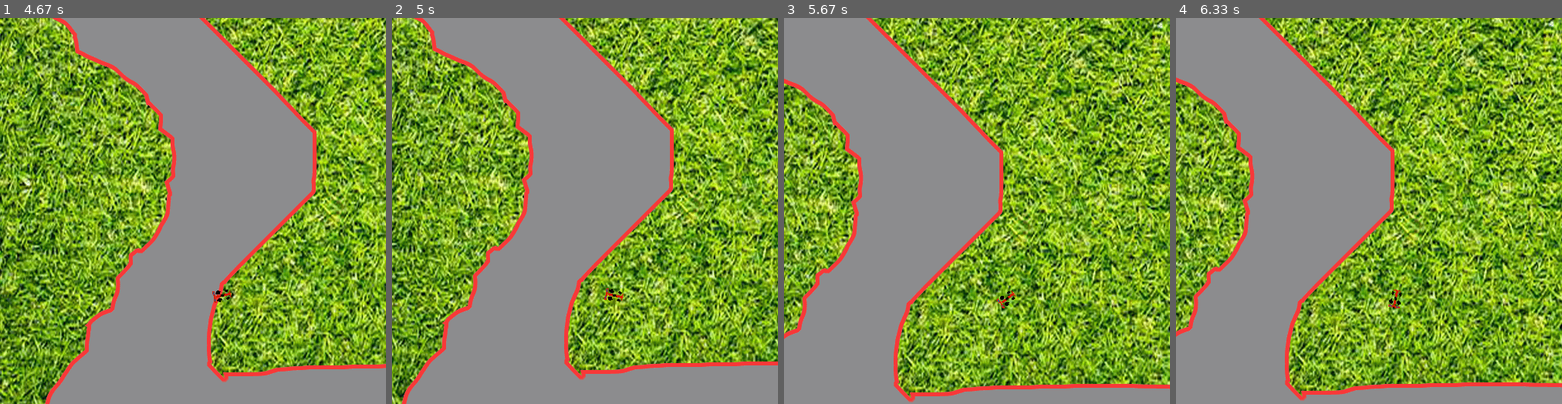
Above: before the commit, frames 1-4 (left to right).
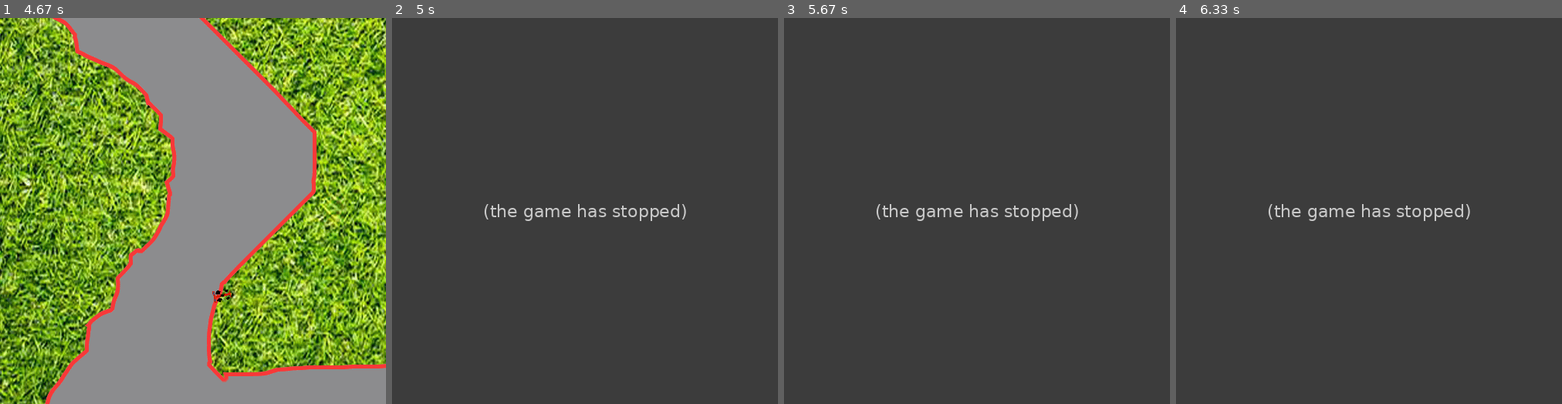
Above: after the commit, the same moments.

Repository: gpizzigh/EP-3-RandomRace
Game: pygame game, started from Main.py
Same seed, same stepped clock (60 frames per second), same inputs: the game is played once before the commit and once after it.
Inputs:
- Up to frame 1 (4.67 s): hold Left 0.33-0.87 s; hold Down 0.9-1.2 s; hold Left 1.23-1.63 s; hold Up 1.67-2.03 s; hold Right 2.07-2.7 s; hold Down 2.73-3.1 s; hold Left 3.13-3.6 s; hold Right 3.63-4.1 s; hold Up 4.13-4.43 s; hold Right from 4.47 s (still down)
- Up to frame 2 (5 s): release Right at 4.93 s; hold Left from 4.97 s (still down)
- Up to frame 3 (5.67 s): release Left at 5.5 s; hold Down from 5.53 s (still down)
- Up to frame 4 (6.33 s): release Down at 5.83 s; hold Left 5.87-6.27 s; hold Up from 6.3 s (still down)

Frame 1 is identical in both runs. In frame 2, 100% of the frame differs, in the area x 0-100%, y 0-100%; in frame 3, 100%; in frame 4, 100%.
After the commit the program exited at 4.85 s; later frames show no game.

Commit message:
continuar a partir daqui

Diff:
--- a/Main.py
+++ b/Main.py
@@ -3,8 +3,13 @@
 import time
 import math
 import os
+from classes import *
+#-------------------Class-------------------------------------------------------
 
+
+#-------------------------------------------------------------------------------
 pyg.init()
+
 
 game_folder = os.path.dirname(__file__)
 img_folder = os.path.join(game_folder,"resourses\imagens")
@@ -16,6 +21,13 @@
 #background = pyg.image.load(os.path.join(img_folder,"FundoDemo.png")).convert()
 pista = pyg.image.load(os.path.join(img_folder,"track final.png"))
 carro = pyg.image.load(os.path.join(img_folder,"carro vermelho Demo.png"))#.convert_alpha()
+#carro_mask = pyg.mask.from_surface((os.path.join(img_folder,"carro vermelho mask.png")))
+#carro_mask = carro_mask(15,24)
+#pista_mask = pista_mask(1383,1448.4)
+#bg_mask = bg_mask(1500,1500)
+#pista_mask = pyg.image.load(os.path.join(img_folder,"track final pista mask black.png"))
+bg_mask = pyg.image.load(os.path.join(img_folder,"track final mask white.png"))
+#carro_mask = pyg.image.load(os.path.join(img_folder,"carro vermelho mask.png"))
 pistax= 0
 pistay= -1000
 xpos = 275
@@ -23,13 +35,30 @@
 keys=[False,False,False,False]
 direction = 0
 forward = 0
+WHITE = (255, 255, 255, 255)
+#lista de sprites:
+#all_sprites_carros = pyg.sprite.Group()#sprites de carros
+#all_sprites_extra = pyg.sprite.Group()#sprites da pista e BG
+#adiciona ao grupo de sprites:
+#all_sprites_carros.add(carro_mask)
+#all_sprites_extra.add(pista_mask)
+#all_sprites_extra.add(bg_mask)
 
 
-running = 1
+running = True
 while running:
     pyg.display.set_caption('Random Race')
     screen.fill(0)
+    # Verifica se o carro bateu na pista.
+    print(bg_mask.get_at((int(xpos - pistax), int(ypos - pistay))))
+    if bg_mask.get_at((int(xpos - pistax), int(ypos - pistay))) == WHITE:
+        pyg.quit()
+        exit(0)
 
+    # lista_de_colisao = pyg.sprite.spritecollide(all_sprites_carros,all_sprites_extra,False)
+    # for carro in lista_de_colisao:
+    #     print("carro bateu")
+    #     running = False
     if keys[0]==True:
         direction+= 2
     if keys[1]==True:
@@ -48,10 +77,13 @@
     #screen.blit(background,(0,0))
     screen.blit(pista, (pistax,pistay))
     screen.blit(carro_rot, (xpos,ypos))
+    #screen.blit(carro_mask, (xpos,ypos))
     pyg.display.flip()
     time.sleep(0.02)
 
     for event in pyg.event.get():
+        #da update no grupo de sprites:
+        # all_sprites_list.update()
     # checa se sai do jogo
         if event.type==pyg.QUIT:
             # SAida do jogo
--- /dev/null
+++ b/classes.py
@@ -0,0 +1,46 @@
+import pygame as pyg
+from pygame.locals import *
+import time
+import math
+import os
+
+BLUE = (0,30,255)
+WHITE = (255,255,255)
+BLACK = (0,0,0)
+
+game_folder = os.path.dirname(__file__)
+img_folder = os.path.join(game_folder,"resourses\imagens")
+
+
+class carro_mask(pyg.sprite.Sprite):
+    def __init__(self, width, height):
+        super().__init__()
+        self.image = pyg.Surface([width, height]) #define condiçoes de tamanho
+        #self.image.fill(BLUE) #Prenche o carro com a cor azul
+        #self.image.set_colorkey(WHITE) #deixa a imgem como transaprente(por ser mask continuara assim!)
+        self.image = pyg.image.load(os.path.join(img_folder,"carro vermelho mask.png"))
+        self.rect = self.image.get_rect()# dimençoes de um retangluo sendo do mesmo tamanho que a imagem
+        self.mask = pyg.mask.from_surface(self.image)# Cria a mask para o carro
+        self.rect = self.image.get_rect() #cria um rectangulo no formato do carro para ser considerado uma Surface
+
+class bg_mask(pyg.sprite.Sprite):
+    def __init__(self, width, height):
+        super().__init__()
+        self.image = pyg.Surface([width, height]) #define condiçoes de tamanho
+        #self.image.fill(WHITE) #Prenche o carro com a cor azul
+        #self.image.set_colorkey(WHITE) #deixa a imgem como transaprente(por ser mask continuara assim!)
+        self.image = pyg.image.load(os.path.join(img_folder,"track final mask white.png"))
+        self.rect = self.image.get_rect()# dimençoes de um retangluo sendo do mesmo tamanho que a imagem
+        self.mask = pyg.mask.from_surface(self.image)# Cria a mask para o fundo
+        self.rect = self.image.get_rect() #cria um rectangulo no formato do fundo para ser considerado uma Surface
+
+class pista_mask(pyg.sprite.Sprite):
+    def __init__(self, width, height):
+        super().__init__()
+        self.image = pyg.Surface([width, height]) #define condiçoes de tamanho
+        #self.image.fill(WHITE) #Prenche o carro com a cor azul
+        #self.image.set_colorkey(WHITE) #deixa a imgem como transaprente(por ser mask continuara assim!)
+        self.image = pyg.image.load(os.path.join(img_folder,"track final pista mask black.png"))
+        self.rect = self.image.get_rect()# dimençoes de um retangluo sendo do mesmo tamanho que a imagem
+        self.mask = pyg.mask.from_surface(self.image)# Cria a mask para a pista
+        self.rect = self.image.get_rect() #cria um rectangulo no formato da pista para ser considerado uma Surface
Not shown, changed: README.txt
Binary file added: resourses/imagens/faixa.png
Not shown, added: resourses/PSD/track final.psd
Not shown, added: resourses/imagens/carro vermelho mask.psd
